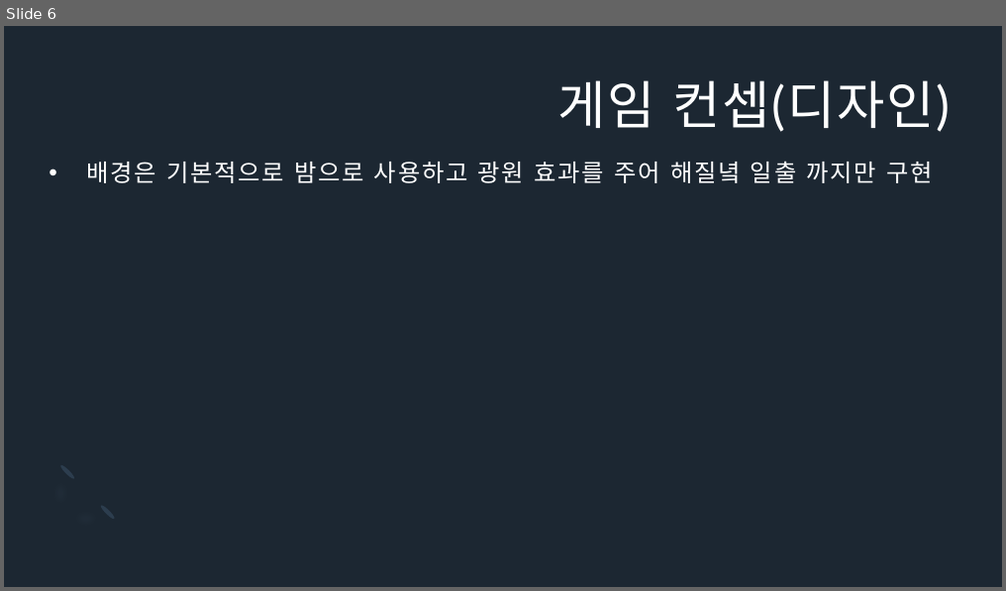
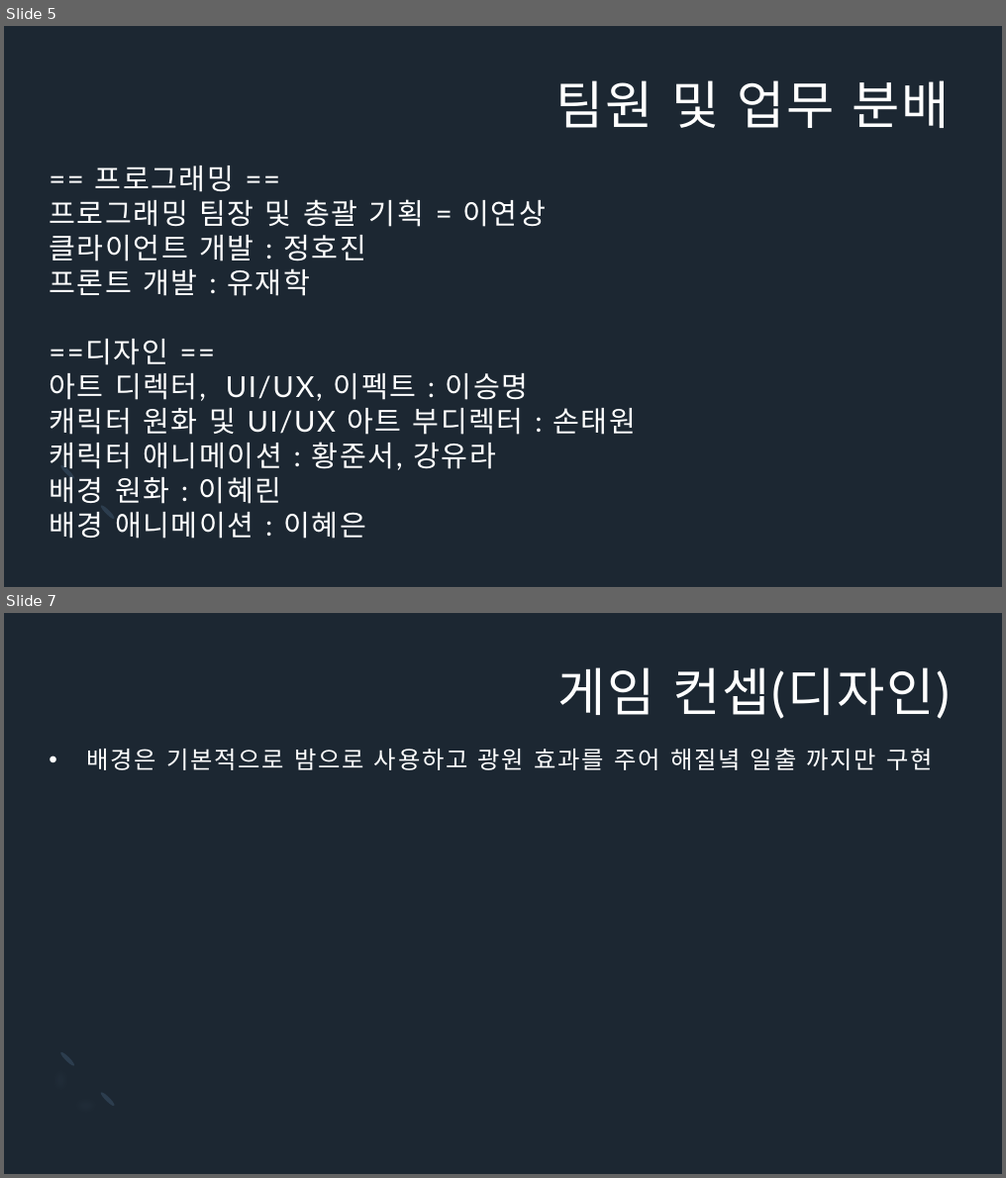
Before and after one commit to Icloy/2D_Roguelike, a slide deck: 기획서.pptx. Shown one above the other, each under a label of ours: slide 6 before the commit, slides 5 and 7 after it; the slides between them are not shown. The pictures are 1006x591 and 1006x1178 pixels, drawn with LibreOffice and Linux fonts; fonts in the diff are those of the drawing. Boxes give left, top, right and bottom in pixels: in the first picture for what was removed or moved away, otherwise in the second. Text is boxed around its words. In the diff, an @@ line names an element or a change of style, - is before the commit and + after.

```diff
--- a/기획서.pptx
+++ b/기획서.pptx
@@ slide 5 added at [4,26,1002,587], background #1C2732; not listed: 3 template elements that a slide beside it also shows @@
@@ text added at [556,80,949,128], 50 pt, text #FFFFFF @@
+팀원 및 업무 분배
@@ text added at [49,166,636,539], 27.8 pt, text #FFFFFF @@
+== 프로그래밍 ==
+프로그래밍 팀장 및 총괄 기획 = 이연상
+클라이언트 개발 : 정호진
+프론트 개발 : 유재학
+==디자인 ==
+아트 디렉터, UI/UX, 이펙트 : 이승명
+캐릭터 원화 및 UI/UX 아트 부디렉터 : 손태원
+캐릭터 애니메이션 : 황준서, 강유라
+배경 원화 : 이혜린
+배경 애니메이션 : 이혜은
@@ what was slide 6 is now slide 7 @@
```
Also in this commit, not shown: 4 slides changed.
